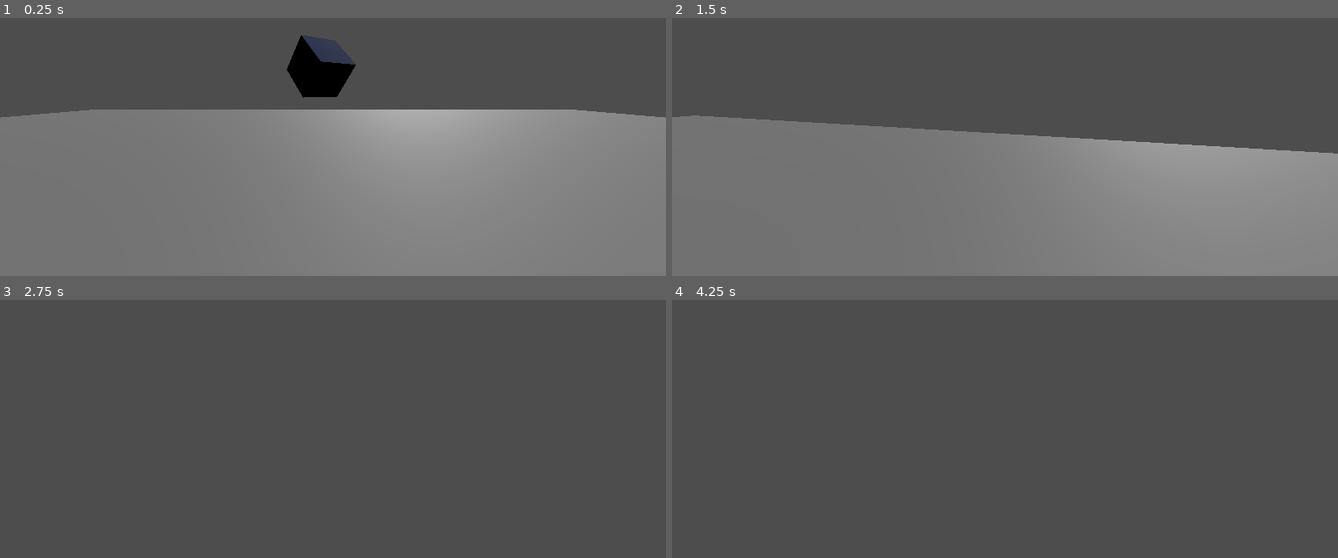
Above: before the commit, frames 1-4 (two rows, left to right).
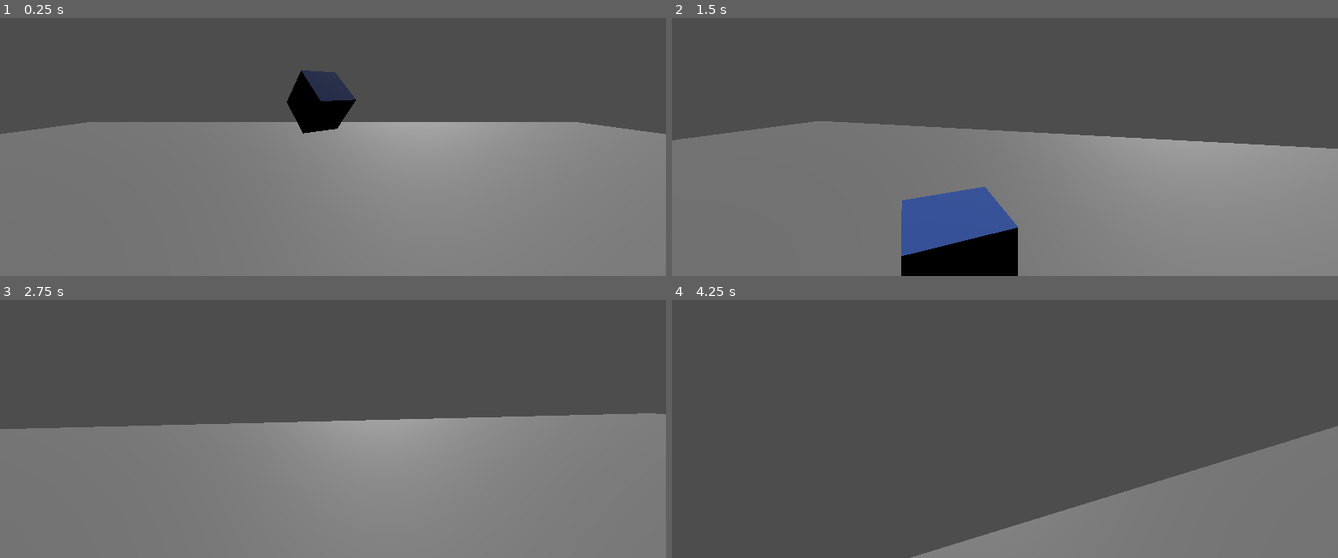
Above: after the commit, the same moments.

Repository: AntoninHUDRY/Q_panic
Game: Godot game, scene res://CameraTest.tscn
Two runs of this game, one before a commit and one after it. Both use one fixed random seed, a clock stepped at 60 frames per second and the inputs below.
Inputs (mouse positions are in pixels of both pictures, inside the frame that each line leads up to):
- Up to frame 1 (0.25 s): no input
- Up to frame 2 (1.5 s): move the mouse to (1038, 87) at 0.52 s; hold Ctrl (crouch) 0.53-1.28 s; hold W (up) from 0.53 s (still down); click (1038, 87) at 0.67 s; tap Space (jump) at 0.77 s; move the mouse to (971, 90) at 1.27 s; tap Shift (sprint) at 1.35 s; click (971, 90) at 1.42 s
- Up to frame 3 (2.75 s): keep holding W (up); tap Space (jump) at 1.52 s; move the mouse to (346, 364) at 2.02 s; hold Ctrl (crouch) from 2.03 s (still down); click (346, 364) at 2.17 s
- Up to frame 4 (4.25 s): keep holding W (up); move the mouse to (998, 377) at 2.77 s; release Ctrl (crouch) at 2.78 s; tap Shift (sprint) at 2.85 s; click (998, 377) at 2.92 s; tap Space (jump) at 3.02, 3.77 s; move the mouse to (1051, 374) at 3.52 s; hold Ctrl (crouch) from 3.53 s (still down); click (1051, 374) at 3.67 s

The runs differ from the first frame. In frame 1, 7.4% of the frame differs, in the area x 0-100%, y 6-46%; in frame 2, 7.4%; in frame 3, 53%, in the area x 0-100%, y 43-100%; in frame 4, 16%.

Commit message:
Linked camera to player

Diff:
--- a/Camera/MainCamera.gd
+++ b/Camera/MainCamera.gd
@@ -4,6 +4,9 @@
 
 @export
 var SCALE_UP_FACTOR = 10000.
+
+@export
+var player: Node3D
 
 var dir: Vector3 = Vector3.ZERO
 
@@ -14,10 +17,6 @@
 # Called every frame. 'delta' is the elapsed time since the previous frame.
 func _process(delta):
 	pass
-
-# accumulators
-var rot_x = 0
-var rot_y = 0
 
 func _input(event):
 	if event.is_action_pressed("ui_cancel"):
@@ -31,21 +30,5 @@
 		return
 
 	if event is InputEventMouseMotion:
-		rot_x -= event.relative.x * LOOKAROUND_SPEED
-		rot_y -= event.relative.y * LOOKAROUND_SPEED
-		transform.basis = Basis()
-		rotate_object_local(Vector3(0, 1, 0), rot_x)
-		rotate_object_local(Vector3(1, 0, 0), rot_y)
-
-	dir = Vector3.ZERO
-	if Input.is_key_pressed(KEY_W):
-		dir += Vector3(0,0,-1)
-	if Input.is_key_pressed(KEY_S):
-		dir += Vector3(0,0,1)
-	if Input.is_key_pressed(KEY_A):
-		dir += Vector3(-1,0,0)
-	if Input.is_key_pressed(KEY_D):
-		dir += Vector3(1,0,0)
-
-func _physics_process(delta):
-	translate_object_local(dir*delta*10)
+		player.rotate_y(-event.relative.x * LOOKAROUND_SPEED)
+		rotate_x(-event.relative.y * LOOKAROUND_SPEED)
--- a/CameraTest.tscn
+++ b/CameraTest.tscn
@@ -58,7 +58,7 @@
 
 [node name="QuantumController" type="Node" parent="." node_paths=PackedStringArray("cameras", "entangled_groups")]
 script = ExtResource("2_3qsxb")
-cameras = [NodePath("../Maincamera")]
+cameras = [NodePath("../player/Maincamera")]
 entangled_groups = [NodePath("../EntangledGroup")]
 
 [node name="EntangledGroup" type="Node" parent="."]
@@ -92,12 +92,8 @@
 [node name="CollisionShape3D" type="CollisionShape3D" parent="EntangledGroup/Cube2/RigidBody3D_2"]
 shape = SubResource("BoxShape3D_wghr5")
 
-[node name="Maincamera" type="Camera3D" parent="."]
-transform = Transform3D(1, 0, 0, 0, 1, 0, 0, 0, 1, 0, 1.35676, 0)
-script = ExtResource("4_bbubq")
-
 [node name="player" type="CharacterBody3D" parent="."]
-transform = Transform3D(1, 0, 0, 0, 1, 0, 0, 0, 1, 0, 1.3, 0)
+transform = Transform3D(1, 0, 0, 0, 1.5, 0, 0, 0, 1, 0, 1.3, 0)
 script = ExtResource("5_q6hax")
 
 [node name="MeshInstance3D" type="MeshInstance3D" parent="player"]
@@ -111,3 +107,8 @@
 [node name="HeadBonker" type="RayCast3D" parent="player"]
 transform = Transform3D(0.999999, 0.00108812, 0.000391769, -0.00108617, 0.999987, -0.00494568, -0.000397136, 0.00494525, 0.999988, 0, 0.248149, 0)
 target_position = Vector3(0, 1, 0)
+
+[node name="Maincamera" type="Camera3D" parent="player" node_paths=PackedStringArray("player")]
+transform = Transform3D(1, 0, 0, 0, 1, 0, 0, 0, 1, 0, 0.468611, 0)
+script = ExtResource("4_bbubq")
+player = NodePath("..")
